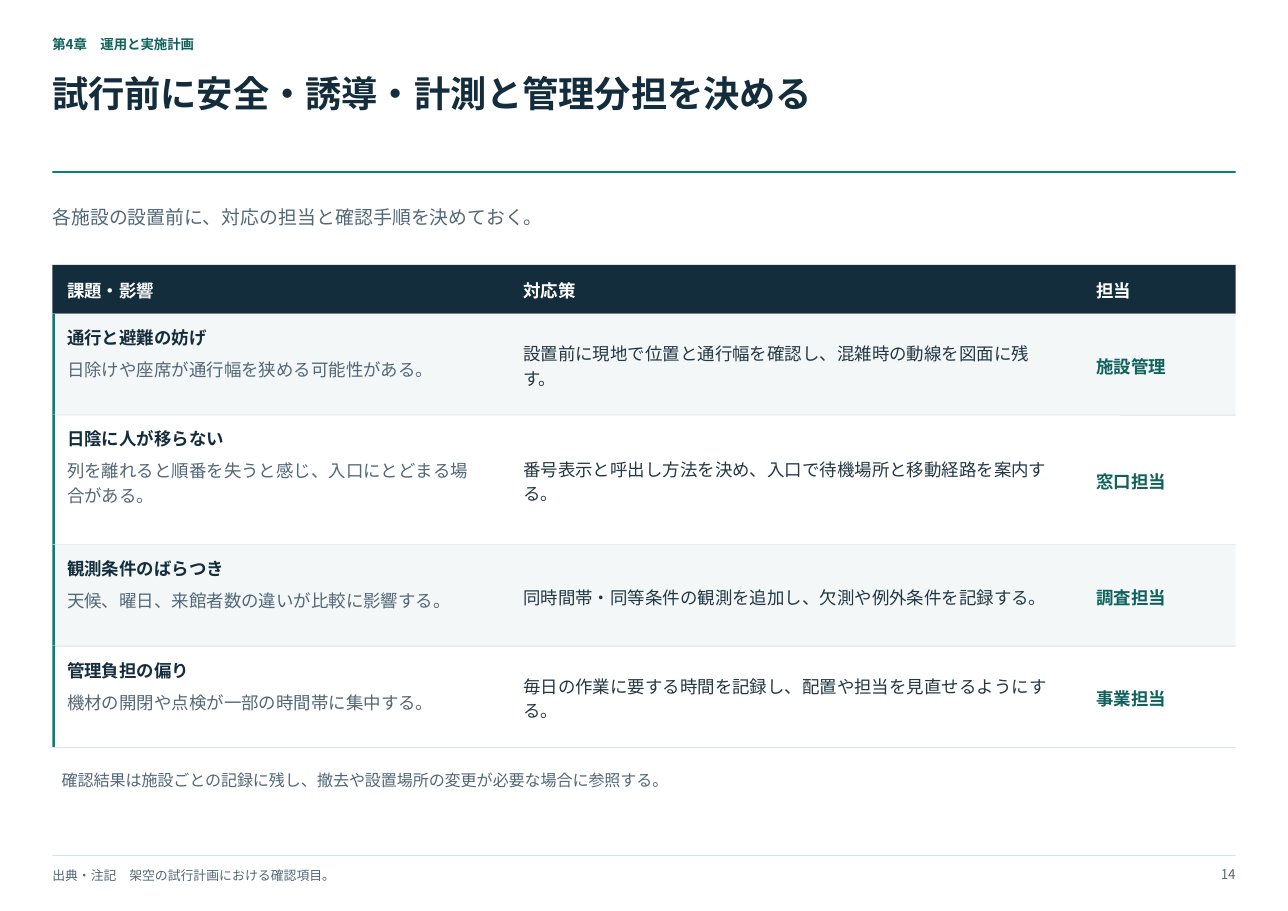
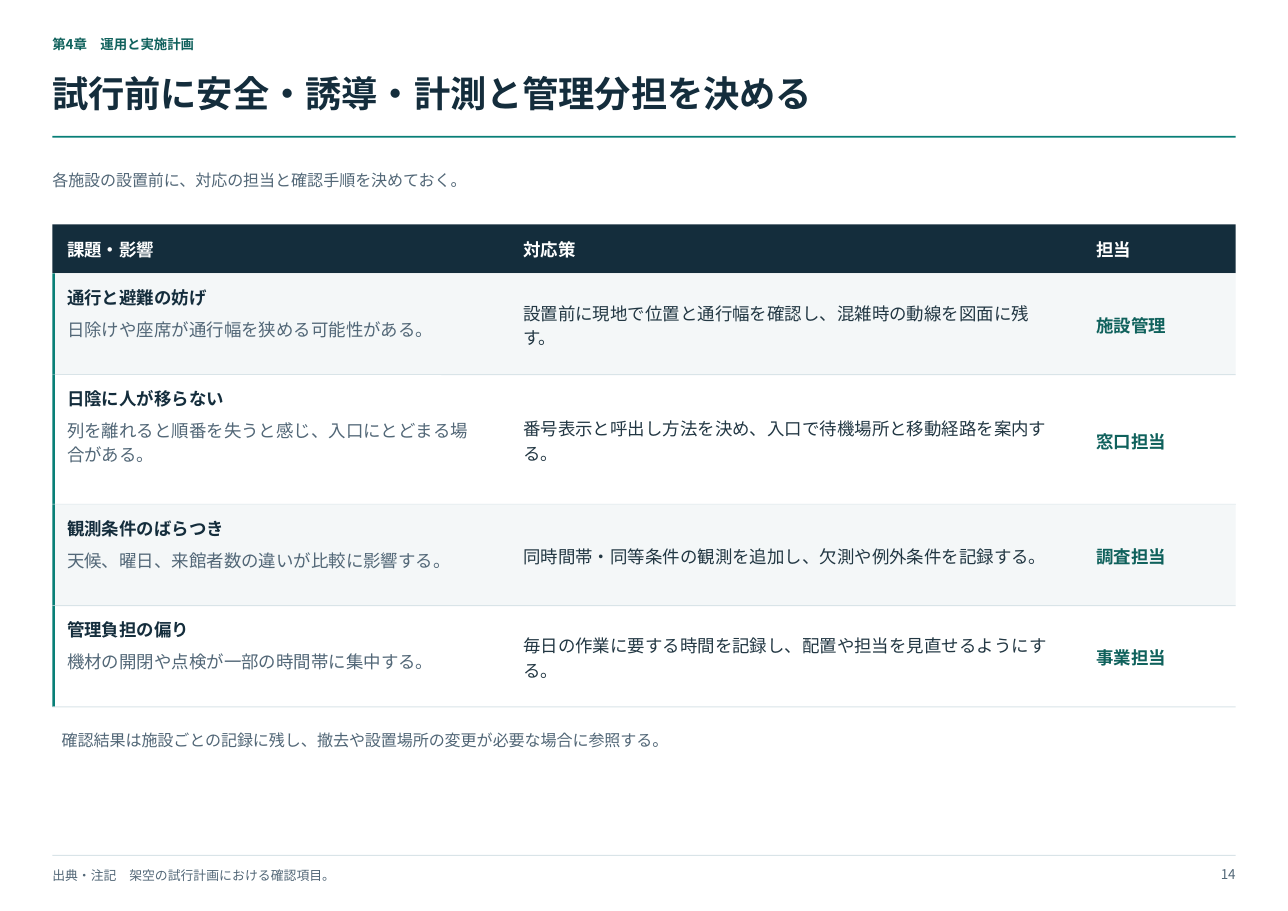
Before and after one commit to sibyl2501/consulting-pptx-templates, a slide deck: slide 14 of consulting_layout_examples.pptx. Drawn at 1288x911 pixels with LibreOffice and Linux fonts; fonts in the diff are those of the drawing. Boxes give left, top, right and bottom in pixels: in the first picture for what was removed or moved away, otherwise in the second. Text is boxed around its words. In the diff, an @@ line names an element or a change of style, - is before the commit and + after.

```diff
--- a/consulting_layout_examples.pptx
+++ b/consulting_layout_examples.pptx
@@ line moved from (53, 172) - (1236, 172) to (53, 137) - (1236, 137) @@
@@ text "各施設の設置前に、対応の担当と確認手順を決めておく。": place and size @@
-text "各施設の設置前に、対応の担当と確認手順を決めておく。" at bbox=[52, 208, 542, 226]
+text "各施設の設置前に、対応の担当と確認手順を決めておく。" at bbox=[52, 172, 466, 188]
@@ text "各施設の設置前に、対応の担当と確認手順を決めておく。" at bbox=[52, 172, 466, 188]: size 12.3 to 10.5 pt @@
@@ 19 texts, 7 rectangles, 4 lines: place and size @@
-19 texts, 7 rectangles, 4 lines at bbox=[53, 264, 1236, 747]
+19 texts, 7 rectangles, 4 lines at bbox=[53, 225, 1236, 707]
@@ text "確認結果は施設ごとの記録に残し、撤去や設置場所の変更が必要な場合に参照する。": place and size @@
-text "確認結果は施設ごとの記録に残し、撤去や設置場所の変更が必要な場合に参照する。" at bbox=[62, 772, 669, 788]
+text "確認結果は施設ごとの記録に残し、撤去や設置場所の変更が必要な場合に参照する。" at bbox=[62, 732, 669, 748]
```
Also in this commit, not shown: 12 other slides changed, 4 other files.
